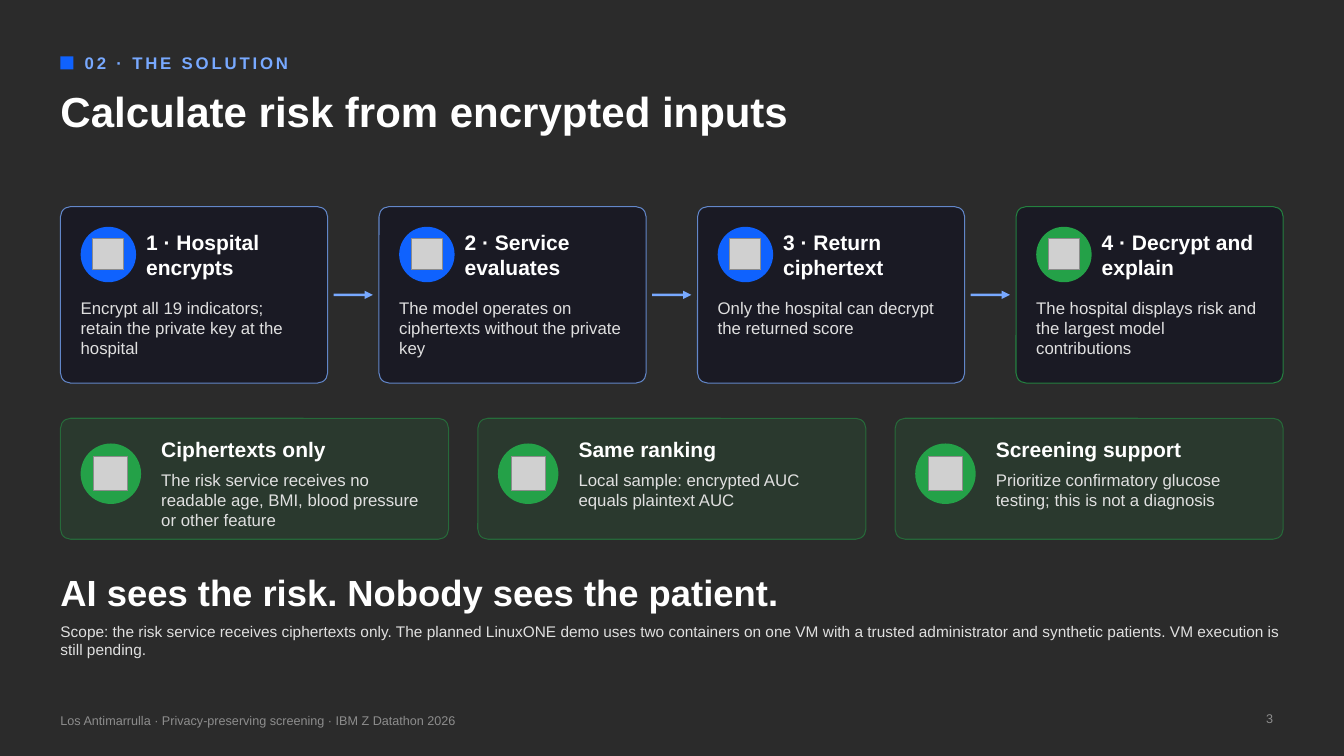
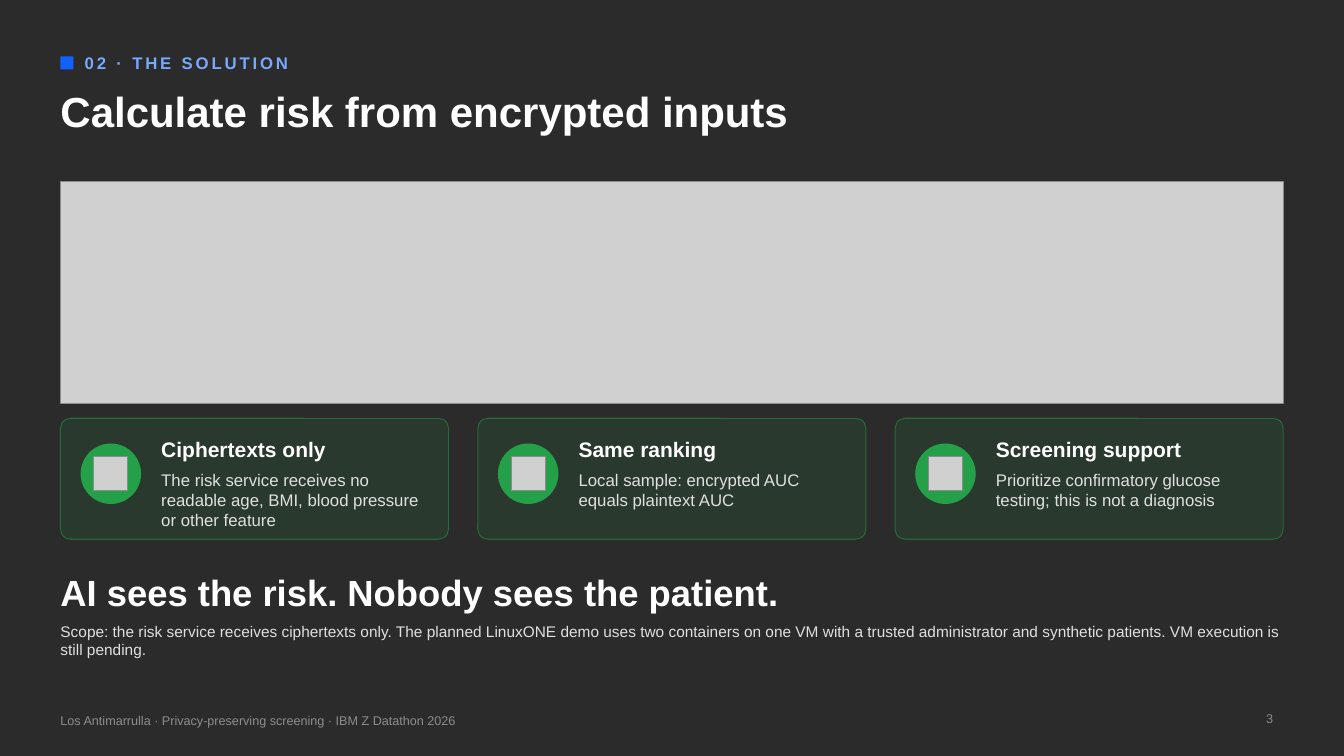
Before and after one commit to UACJ-MIAAD/antimarrulla-ibmz-datathon-2026, a slide deck: slide 3 of submission/Los_Antimarrulla_Screening_Pitch.pptx. Drawn at 1344x756 pixels with LibreOffice and Linux fonts; fonts in the diff are those of the drawing; grey boxes stand for pictures; background and template pictures are left out; a plain dark background stands for a picture behind light text. Boxes give left, top, right and bottom in pixels: in the first picture for what was removed or moved away, otherwise in the second. Text is boxed around its words. In the diff, an @@ line names an element or a change of style, - is before the commit and + after.

Commit message:
deck: presentation diagrams for the solution flow, Paillier dot product and LinuxONE architecture
Slides 3-5 replace flat shape groups with generated diagrams in the deck theme: the hospital and
risk service across the mTLS trust boundary with real message sizes (19 ciphertexts, 24 KB;
Enc(z), 1.4 KB), the encrypted dot product the service computes, and the two containers on
LinuxONE. Text sizes were enlarged for projection. tools/deck_diagrams.py regenerates the SVG
sources; PDF and the ten site slide images are re-rendered.

```diff
--- a/submission/Los_Antimarrulla_Screening_Pitch.pptx
+++ b/submission/Los_Antimarrulla_Screening_Pitch.pptx
@@ rounded rectangle removed at <box>60,207,328,383</box> @@
@@ picture added at <box>60,181,1284,403</box> @@
@@ rounded rectangle removed at <box>379,207,646,383</box> @@
@@ rounded rectangle removed at <box>698,207,965,383</box> @@
@@ rounded rectangle removed at <box>1016,207,1284,383</box> @@
@@ ellipse removed at <box>81,227,136,282</box> @@
@@ picture removed at <box>93,239,124,270</box> @@
@@ text removed at <box>146,234,259,280</box> @@
-1 · Hospital encrypts
@@ ellipse removed at <box>399,227,455,282</box> @@
@@ picture removed at <box>411,239,443,270</box> @@
@@ text removed at <box>465,234,570,276</box> @@
-2 · Service evaluates
@@ ellipse removed at <box>718,227,773,282</box> @@
@@ picture removed at <box>730,239,761,270</box> @@
@@ text removed at <box>783,235,883,280</box> @@
-3 · Return ciphertext
@@ ellipse removed at <box>1036,227,1092,282</box> @@
@@ picture removed at <box>1049,239,1080,270</box> @@
@@ text removed at <box>1102,234,1253,280</box> @@
-4 · Decrypt and explain
@@ arrow removed from (334, 294) to (373, 294) @@
@@ arrow removed from (652, 294) to (692, 294) @@
@@ arrow removed from (971, 294) to (1010, 294) @@
@@ text removed at <box>81,302,282,358</box> @@
-Encrypt all 19 indicators; retain the private key at the hospital
@@ text removed at <box>399,302,621,358</box> @@
-The model operates on ciphertexts without the private key
@@ text removed at <box>718,302,934,334</box> @@
-Only the hospital can decrypt the returned score
@@ text removed at <box>1036,302,1256,354</box> @@
-The hospital displays risk and the largest model contributions
```
Also in this commit, not shown: 2 other slides changed, 14 other files.
